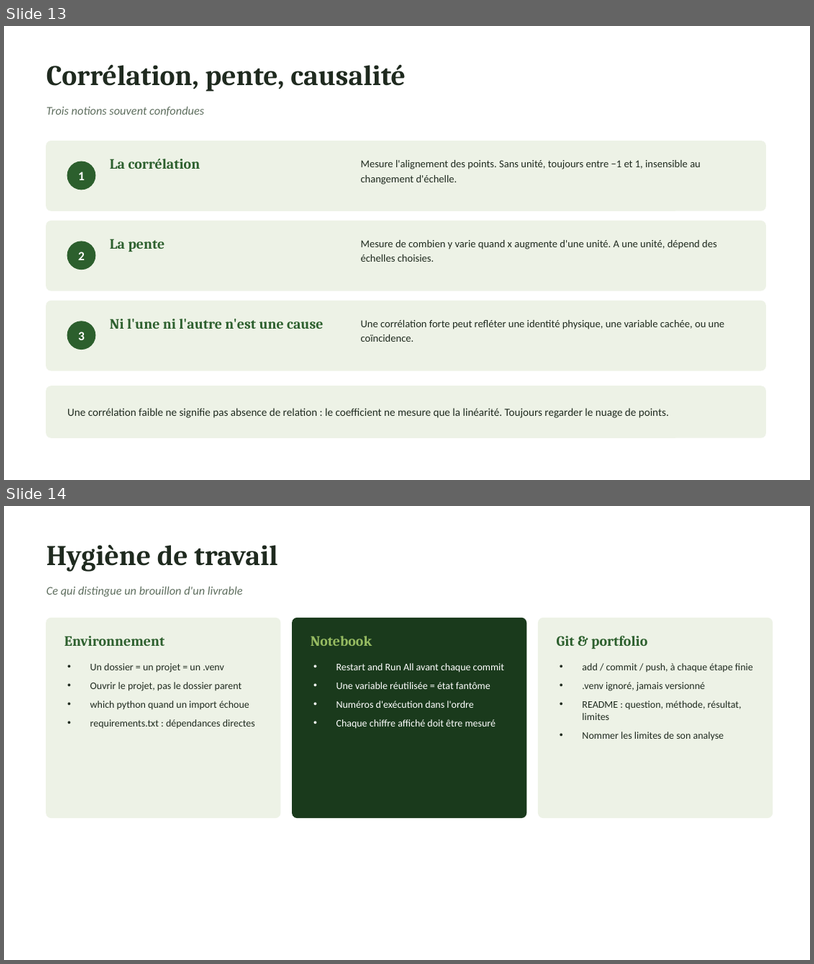
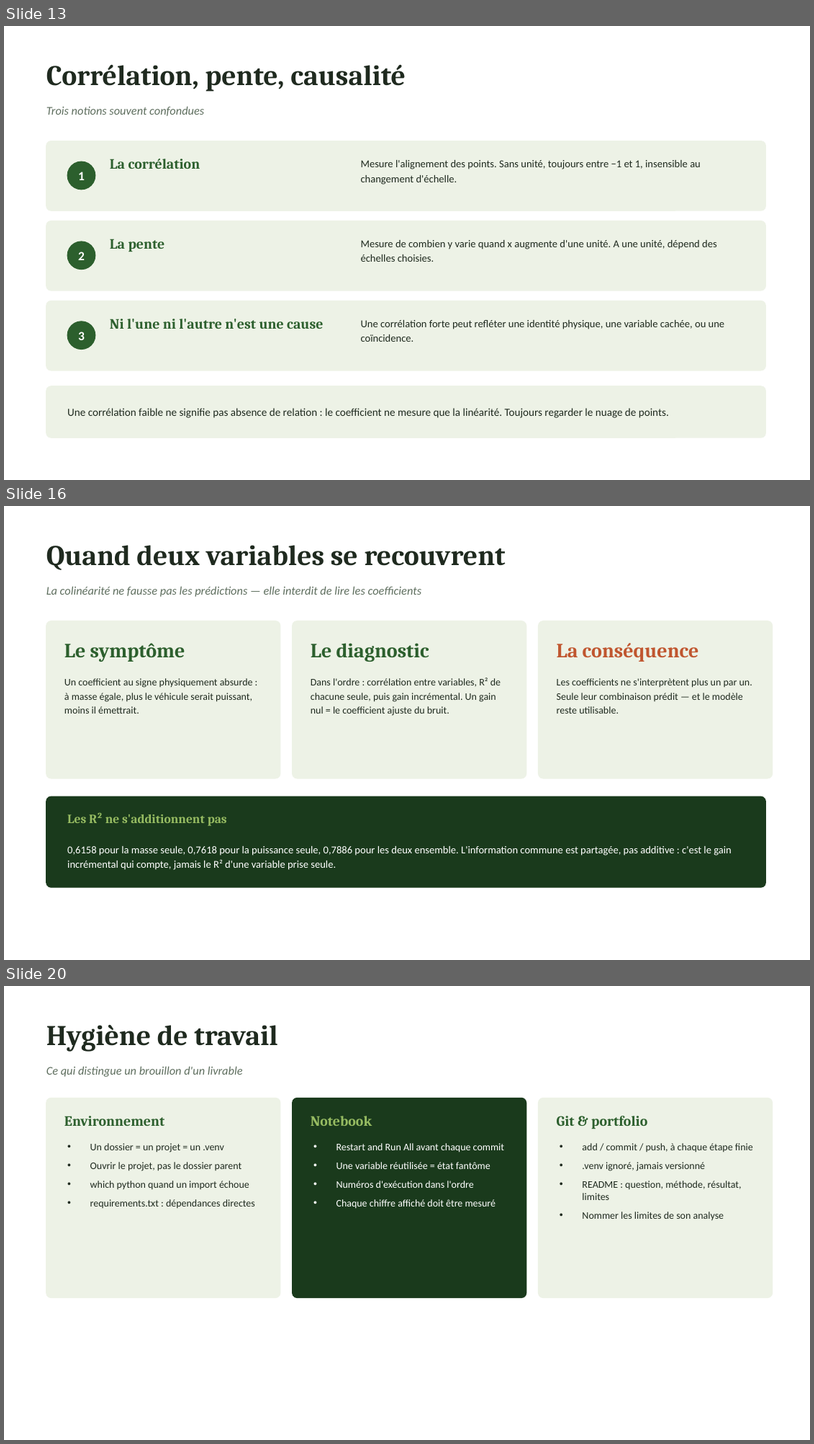
Before and after one commit to aissatougueye06/ml-notes, a slide deck: memo-machine-learning.pptx. Shown one above the other, each under a label of ours: slides 13 and 14 before the commit, slides 13, 16 and 20 after it; the slides between them are not shown. The pictures are 814x964 and 814x1444 pixels, drawn with LibreOffice and Linux fonts; fonts in the diff are those of the drawing. Boxes give left, top, right and bottom in pixels: in the first picture for what was removed or moved away, otherwise in the second. Text is boxed around its words. In the diff, an @@ line names an element or a change of style, - is before the commit and + after.

Commit message:
Ajoute les acquis de la regression multiple
MEMO : pieges get_dummies et drop_duplicates, section regression multiple (R² d'entrainement, reference naive, hierarchie polynomiale), dix entrees de methode. Slides : six nouvelles sur la fuite, l'unite d'observation, la colinearite et les residus.

```diff
--- a/memo-machine-learning.pptx
+++ b/memo-machine-learning.pptx
@@ slide 16 added at bbox=[4, 506, 810, 960], background #FFFFFF @@
@@ text added at bbox=[46, 545, 506, 570], 34 pt, text #1F2A1F, bold @@
+Quand deux variables se recouvrent
@@ text added at bbox=[46, 586, 422, 597], 14 pt, text #5E6E5E, italic @@
+La colinéarité ne fausse pas les prédictions — elle interdit de lire les coefficients
@@ rounded rectangle added at bbox=[46, 621, 280, 778], fill #EDF2E6, outline #EDF2E6 1 pt @@
@@ rounded rectangle added at bbox=[293, 621, 527, 778], fill #EDF2E6, outline #EDF2E6 1 pt @@
@@ rounded rectangle added at bbox=[539, 621, 773, 778], fill #EDF2E6, outline #EDF2E6 1 pt @@
@@ text added at bbox=[64, 643, 185, 662], 24 pt, text #2C5F2D, bold @@
+Le symptôme
@@ text added at bbox=[311, 643, 430, 662], 24 pt, text #2C5F2D, bold @@
+Le diagnostic
@@ text added at bbox=[557, 643, 700, 662], 24 pt, text #C0562F, bold @@
+La conséquence
@@ text added at bbox=[64, 678, 253, 713], 12 pt, text #1F2A1F @@
+Un coefficient au signe physiquement absurde : à masse égale, plus le véhicule serait puissant, moins il émettrait.
@@ text added at bbox=[311, 677, 501, 716], 12 pt, text #1F2A1F @@
+Dans l'ordre : corrélation entre variables, R² de chacune seule, puis gain incrémental. Un gain nul = le coefficient ajuste du bruit.
@@ text added at bbox=[557, 678, 753, 713], 12 pt, text #1F2A1F @@
+Les coefficients ne s'interprètent plus un par un. Seule leur combinaison prédit — et le modèle reste utilisable.
@@ rounded rectangle added at bbox=[46, 796, 766, 887], fill #1A3A1C, outline #1A3A1C 1 pt @@
@@ text added at bbox=[67, 812, 227, 826], 15 pt, text #97BC62, bold @@
+Les R² ne s'additionnent pas
@@ text added at bbox=[67, 846, 732, 870], 12.5 pt, text #FFFFFF @@
+0,6158 pour la masse seule, 0,7618 pour la puissance seule, 0,7886 pour les deux ensemble. L'information commune est partagée, pas additive : c'est le gain incrémental qui compte, jamais le R² d'une variable prise seule.
@@ what was slide 14 is now slide 20 @@
```
Also in this commit, not shown: 1 slide changed, 5 other slides added, 3 other files.
